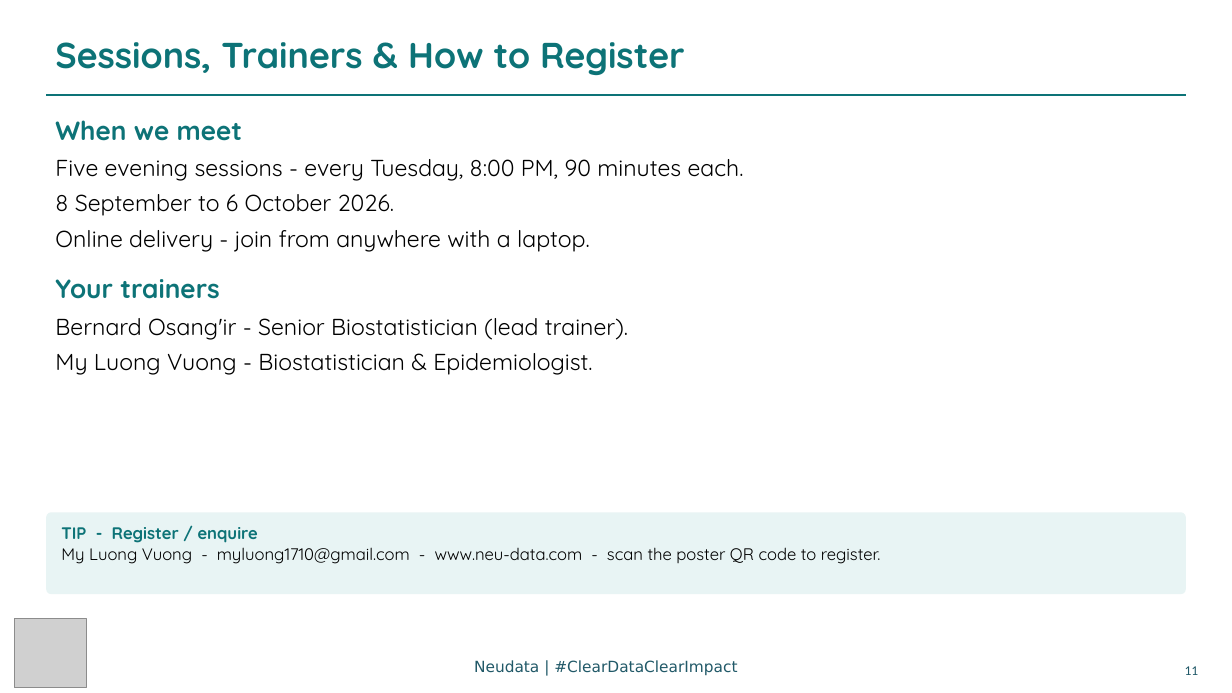
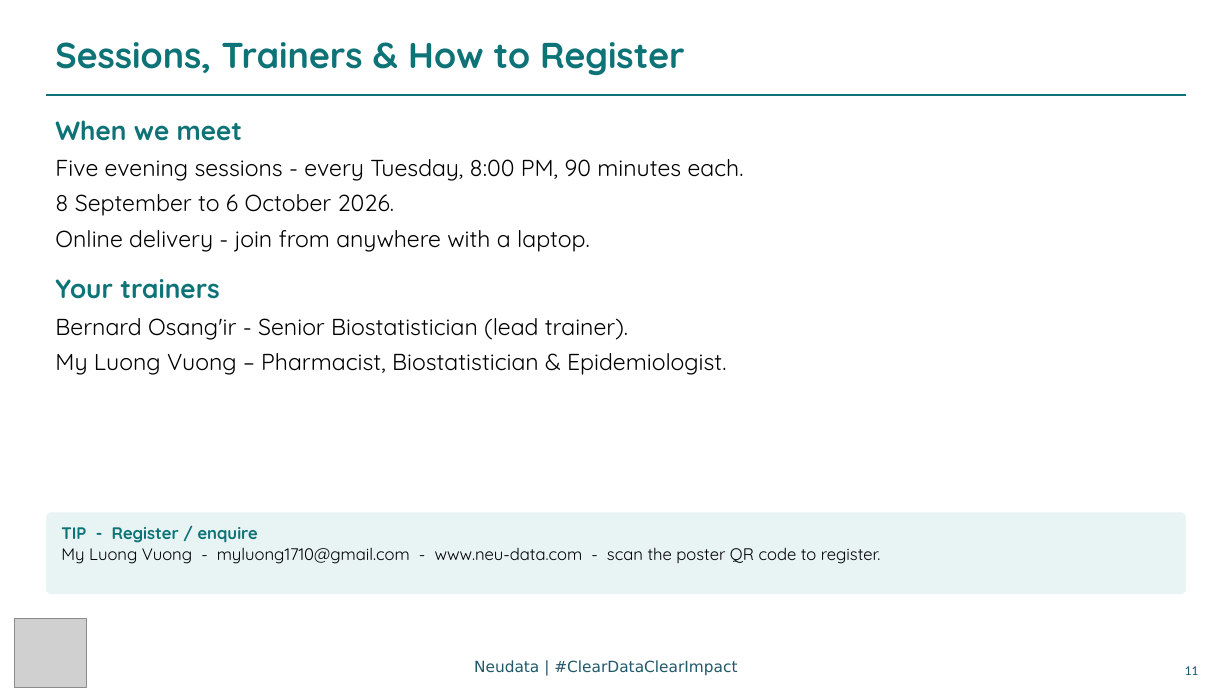
Before and after one commit to neu-data/ClinicalDataAnalysisinR-Phase1, a slide deck: slide 11 of Deck_and_Build/Slides/Clinical_Data_Analysis_in_R_Phase1.pptx. Drawn at 1232x693 pixels with LibreOffice and Linux fonts; fonts in the diff are those of the drawing; grey boxes stand for pictures. Boxes give left, top, right and bottom in pixels: in the first picture for what was removed or moved away, otherwise in the second. Text is boxed around its words. In the diff, an @@ line names an element or a change of style, - is before the commit and + after.

```diff
--- a/Deck_and_Build/Slides/Clinical_Data_Analysis_in_R_Phase1.pptx
+++ b/Deck_and_Build/Slides/Clinical_Data_Analysis_in_R_Phase1.pptx
@@ text at [55,353,726,375]: text changed @@
-My Luong Vuong - Biostatistician & Epidemiologist.
+My Luong Vuong – Pharmacist, Biostatistician & Epidemiologist.
```
Also in this commit, not shown: 1 other slide changed, 1 other file.
